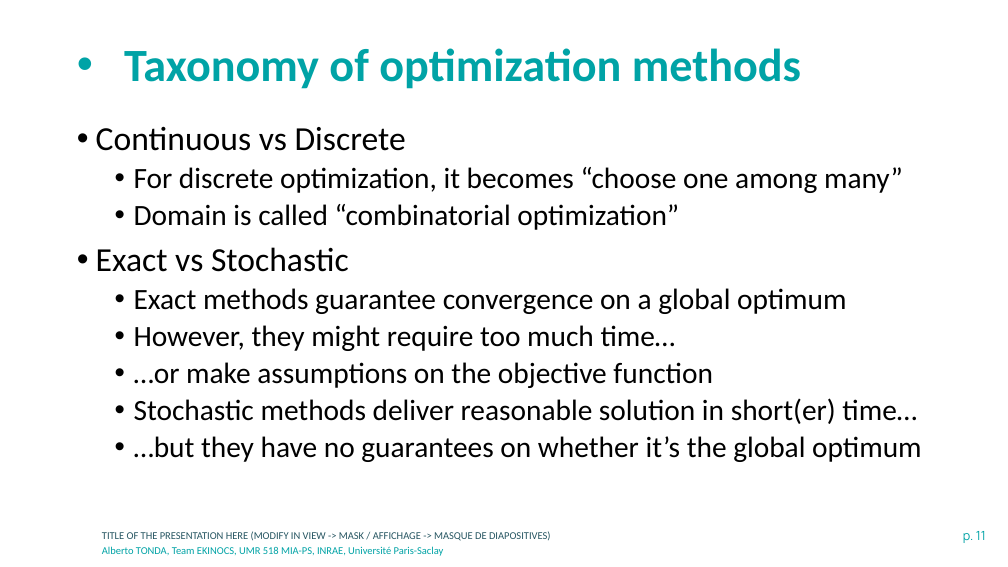
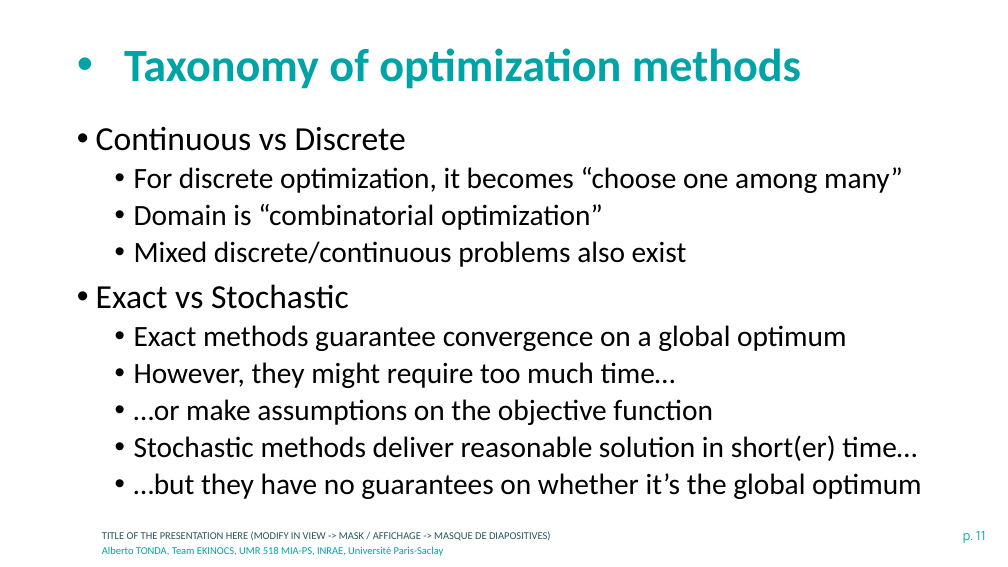
Before and after one commit to albertotonda/teaching, a slide deck: slide 11 of optimization-methods-for-artificial-intelligence/optimization-introduction.pptx. Drawn at 1008x567 pixels with LibreOffice and Linux fonts; fonts in the diff are those of the drawing; background and template pictures are left out. Boxes give left, top, right and bottom in pixels: in the first picture for what was removed or moved away, otherwise in the second. Text is boxed around its words. In the diff, an @@ line names an element or a change of style, - is before the commit and + after.

Commit message:
Added more slides

```diff
--- a/optimization-methods-for-artificial-intelligence/optimization-introduction.pptx
+++ b/optimization-methods-for-artificial-intelligence/optimization-introduction.pptx
@@ text at bbox=[134, 204, 687, 267]: text changed @@
-  • Domain is called “combinatorial optimization”
+  • Domain is “combinatorial optimization”
+  • Mixed discrete/continuous problems also exist
```
Also in this commit, not shown: 1 other slide changed, 2 other files.
